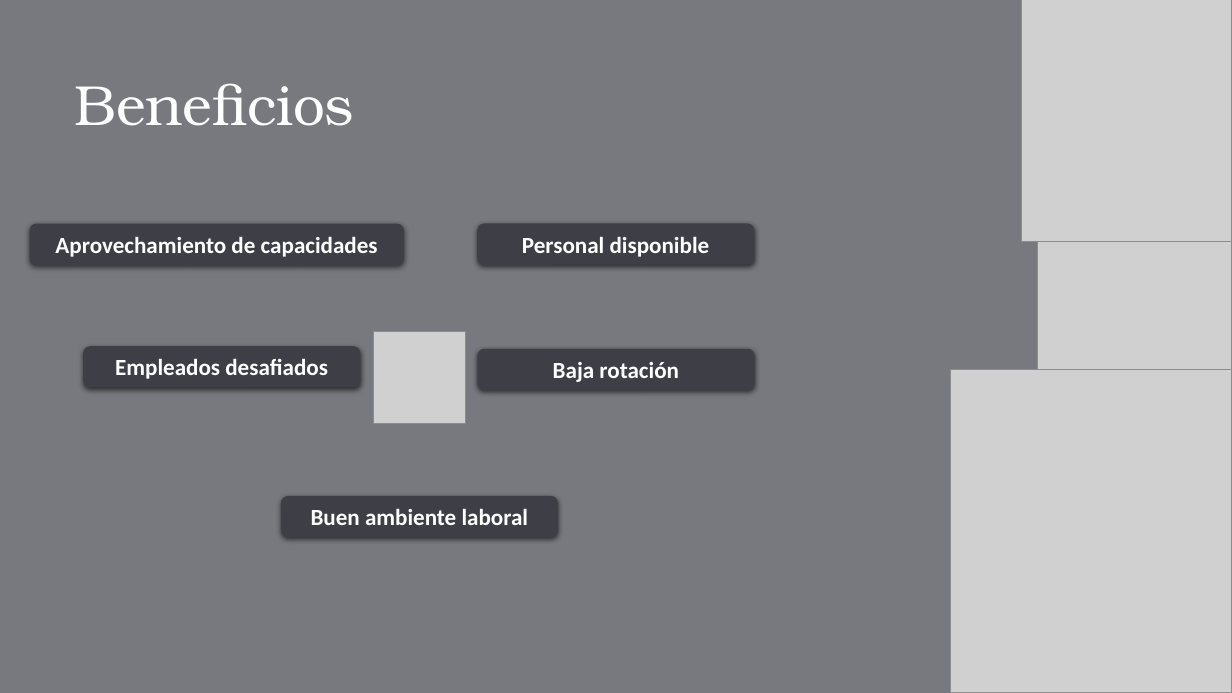
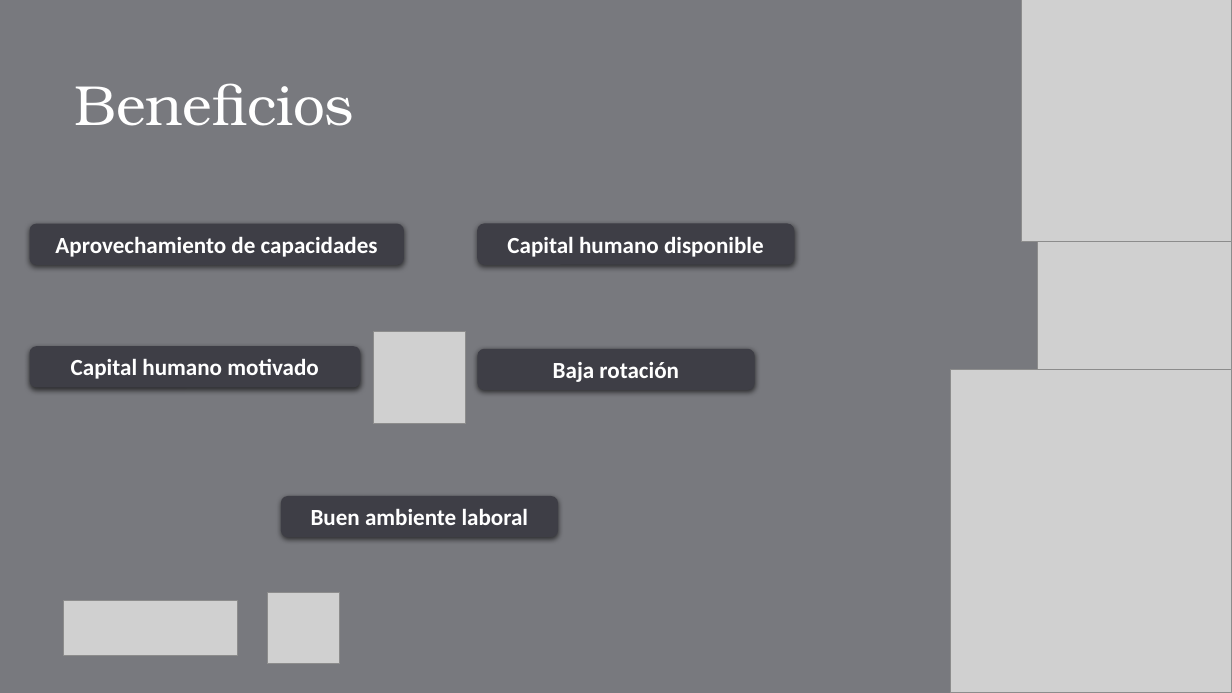
Before and after one commit to nestorpastor/nestor.github.io, a slide deck: slide 4 of Presentation.pptx. Drawn at 1232x693 pixels with LibreOffice and Linux fonts; fonts in the diff are those of the drawing; grey boxes stand for pictures. Boxes give left, top, right and bottom in pixels: in the first picture for what was removed or moved away, otherwise in the second. Text is boxed around its words. In the diff, an @@ line names an element or a change of style, - is before the commit and + after.

```diff
--- a/Presentation.pptx
+++ b/Presentation.pptx
@@ rounded rectangle "Capital humano disponible": place and size @@
-rounded rectangle "Capital humano disponible" at (477,224,754,265)
+rounded rectangle "Capital humano disponible" at (477,224,794,265)
@@ text in rounded rectangle at (507,237,764,257): text changed @@
-Personal disponible
+Capital humano disponible
@@ rounded rectangle "Capital humano motivado": place and size @@
-rounded rectangle "Capital humano motivado" at (83,347,360,388)
+rounded rectangle "Capital humano motivado" at (30,347,360,388)
@@ text in rounded rectangle at (71,359,318,379): text changed @@
-Empleados desafiados
+Capital humano motivado
@@ picture added at (268,592,340,665) @@
@@ picture added at (64,601,238,655) @@
```
Also in this commit, not shown: 5 other slides changed.
